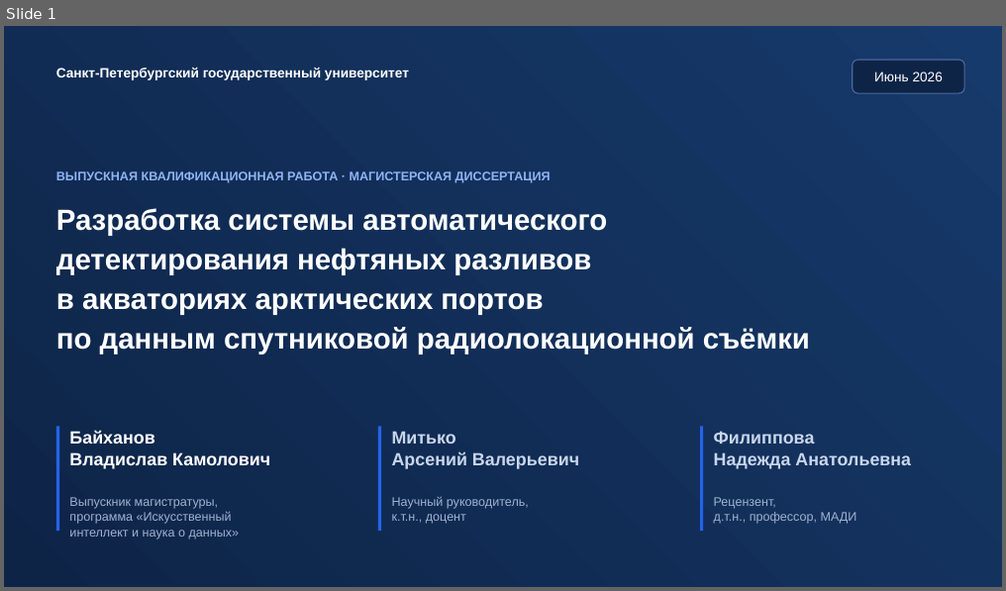
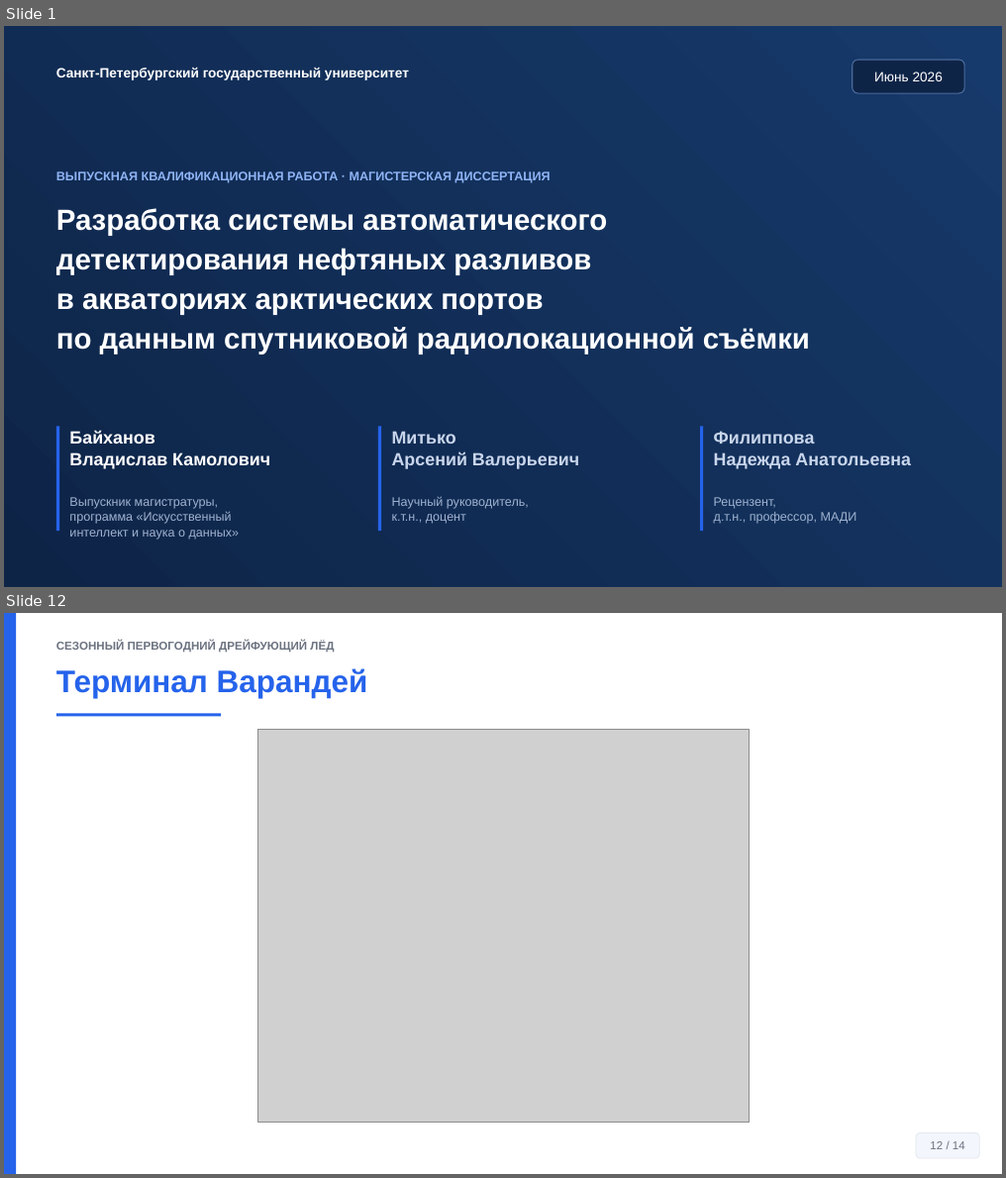
Before and after one commit to Confucius-hub/spbu_db_hw, a slide deck: thesis/vkr_final/Презентация_Финал_Байханов_2026.pptx. Shown one above the other, each under a label of ours: slide 1 before the commit, slides 1 and 12 after it; the slides between them are not shown. The pictures are 1006x591 and 1006x1178 pixels, drawn with LibreOffice and Linux fonts; fonts in the diff are those of the drawing; grey boxes stand for pictures. Boxes give left, top, right and bottom in pixels: in the first picture for what was removed or moved away, otherwise in the second. Text is boxed around its words. In the diff, an @@ line names an element or a change of style, - is before the commit and + after.

```diff
--- a/thesis/vkr_final/Презентация_Финал_Байханов_2026.pptx
+++ b/thesis/vkr_final/Презентация_Финал_Байханов_2026.pptx
@@ slide 12 added at <box>4,613,1002,1174</box>, background #FFFFFF @@
@@ rectangle added at <box>4,613,16,1174</box>, fill #2563EB @@
@@ text added at <box>56,641,334,652</box>, 11 pt, text #6B7280, bold @@
+СЕЗОННЫЙ ПЕРВОГОДНИЙ ДРЕЙФУЮЩИЙ ЛЁД
@@ text added at <box>56,668,368,698</box>, 30 pt, text #2563EB, bold @@
+Терминал Варандей
@@ rectangle added at <box>56,713,221,716</box>, fill #2563EB @@
@@ picture added at <box>257,729,748,1122</box> @@
@@ rounded rectangle added at <box>916,1134,979,1158</box>, fill #F3F6FC, outline #E2E8F0 0.75 pt, 11 pt, text #6B7280 @@
+12 / 14
```
Also in this commit, not shown: 16 slides changed, 2 other slides added, 1 slide removed, 5 other files.
